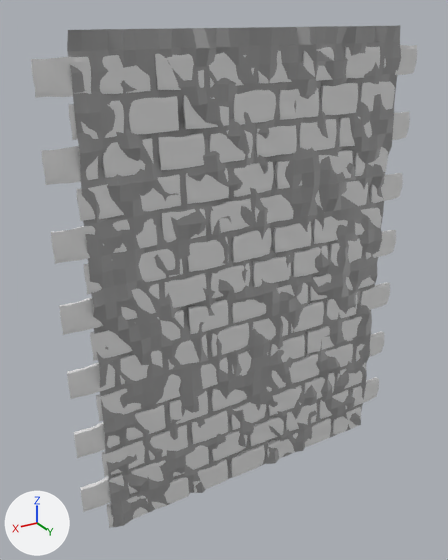
What one commit did to the FBX model Assets/Models/Decorations/Wall.fbx.
Rendered twice from a 50 mm lens placed at (3.91, 22.32, 18.54), pointed at (-6.57, 4.85, 9.8). Every picture has the same lights, and +X, +Y and +Z are marked at lower left. Where no turn or scale is listed for an object, it has been applied to the vertices.
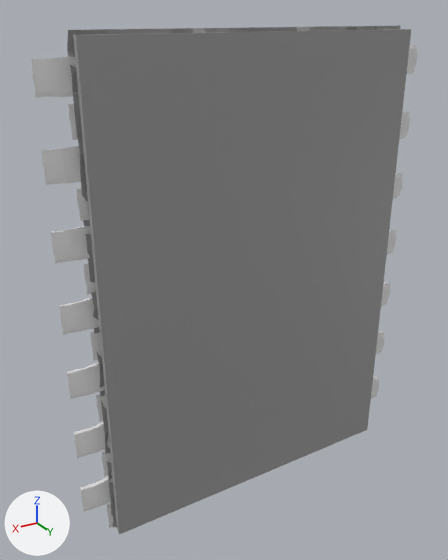
The newer file is also turned or shifted as a whole; pictures and numbers use the older file's frame.

Location of each change, (x1, y1, x2, y2) in pixels of the pictures (448 x 560 px):
'Plane.001', reshaped: before (31, 25, 417, 528); after (31, 25, 417, 534)
part 1 of me_plane_005, added: after (73, 29, 411, 534)

Edits to the bpy script that builds the scene:
```text
Change me_plane_005:
    where me_plane_005.from_pydata(...)  # 16209 vertices, 15934 faces; spans x -7.0..6.9, y -0.3..0.4, z -0.2..16.7
    used by ob_plane_001; location = (-7.42, 5.27, 1.46)
    me_plane_005 part 1: a new loose piece, a box spanning x -6.06..5.83, y 0.38..0.59, z -0.13..16.57, in mat_cement (grey #9c9c9c)
```
